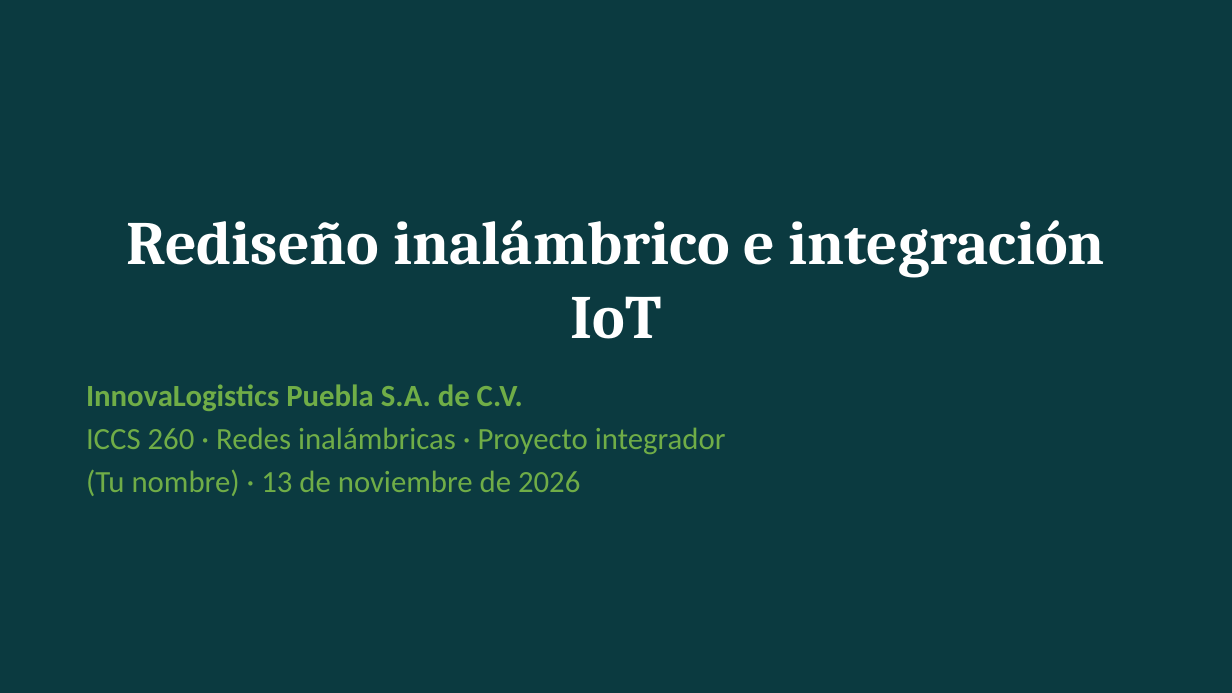
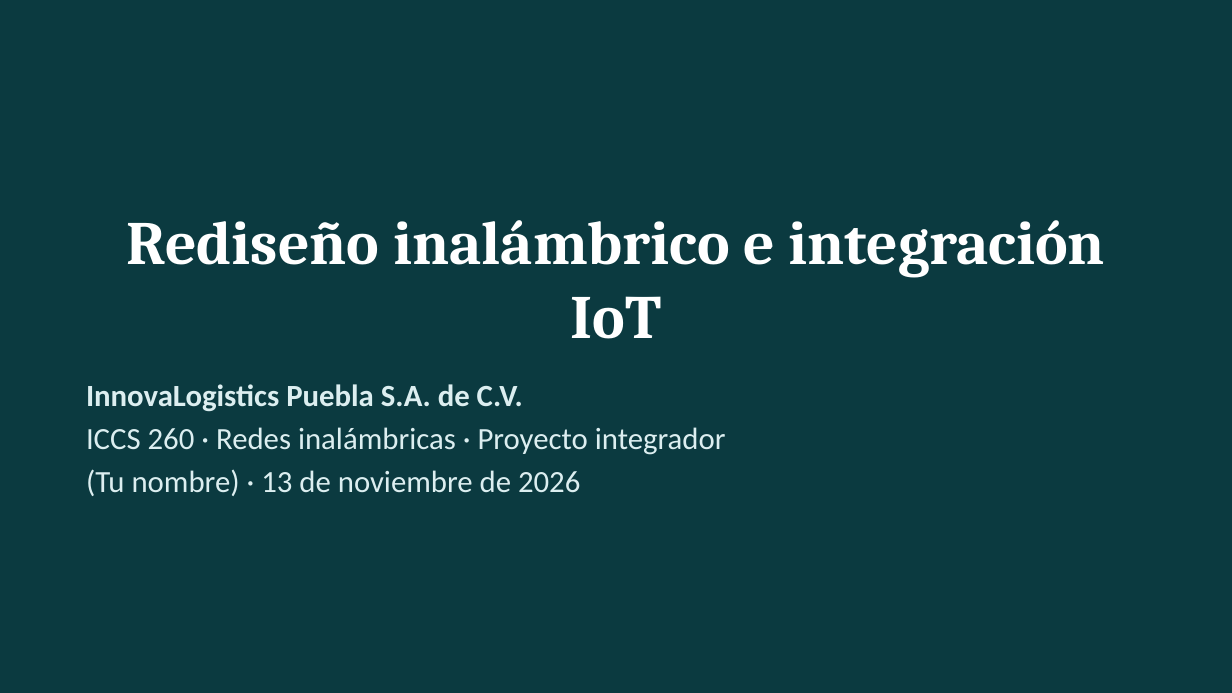
Before and after one commit to USX22/inalambricreds2, a slide deck: slide 1 of entregables/Presentacion_InnovaLogistics.pptx. Drawn at 1232x693 pixels with LibreOffice and Linux fonts; fonts in the diff are those of the drawing. Boxes give left, top, right and bottom in pixels: in the first picture for what was removed or moved away, otherwise in the second. Text is boxed around its words. In the diff, an @@ line names an element or a change of style, - is before the commit and + after.

```diff
--- a/entregables/Presentacion_InnovaLogistics.pptx
+++ b/entregables/Presentacion_InnovaLogistics.pptx
@@ text "InnovaLogistics Puebla S.A. de C.V." at bbox=[86, 384, 726, 496]: text colour #70AD47 to #DCEEF0 @@
```
Also in this commit, not shown: 13 other slides changed.
